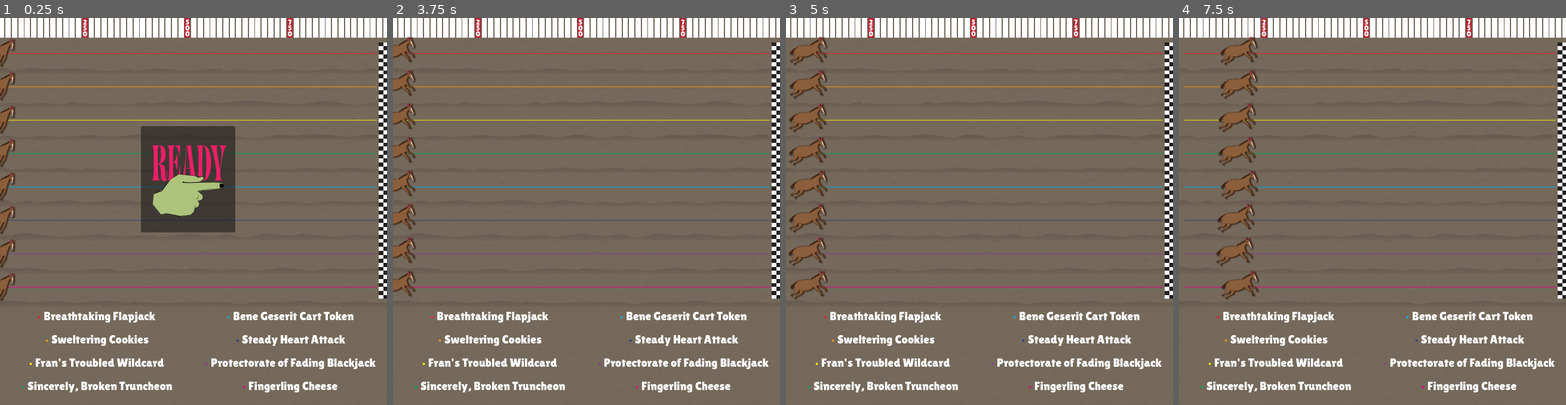
Above: before the commit, frames 1-4 (left to right).
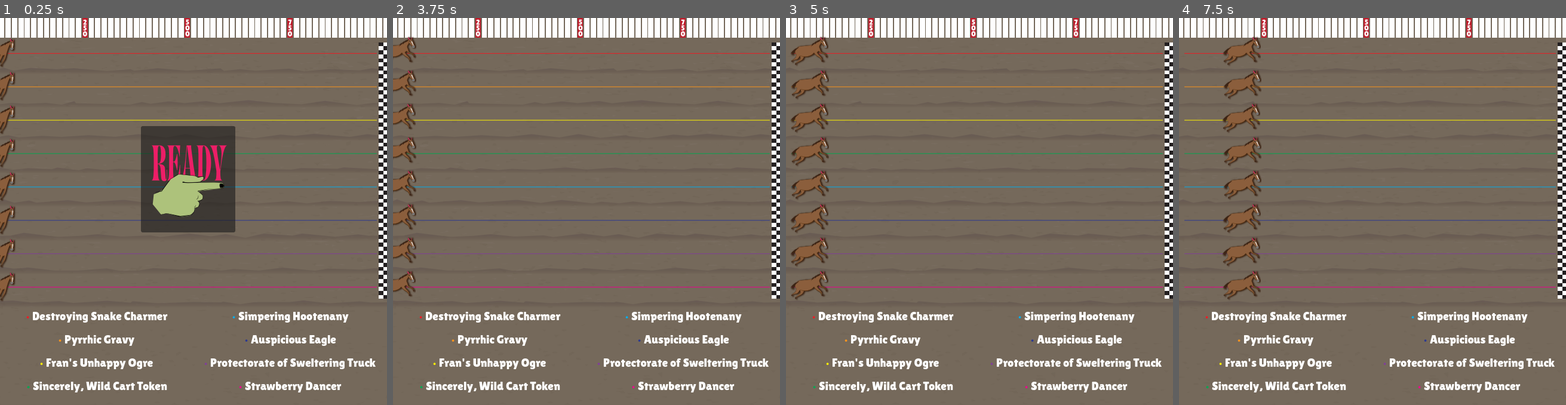
Above: after the commit, the same moments.

Repository: ahndhi/Very-Normal-Horse-Racing-Sim
Game: Godot game, scene res://showrunner.tscn
The game is run twice, just before and just after one commit, with the same random seed, the same clock (stepped at 60 frames per second) and the same inputs.
Inputs:
- Up to frame 1 (0.25 s): no input
- Up to frame 2 (3.75 s): tap Enter at 0.5, 2 s; tap Space at 1.25, 2.75 s
- Up to frame 3 (5 s): no input
- Up to frame 4 (7.5 s): no input

The runs differ from the first frame. In frame 1, 3.2% of the frame differs, in the area x 5-96%, y 75-97%; in frame 2, 3.5%; in frame 3, 4.6%; in frame 4, 5.5%, in the area x 5-96%, y 4-97%.

Commit message:
adding bets

Diff:
--- /dev/null
+++ b/bet.gd
@@ -0,0 +1,22 @@
+extends Control
+signal betsPlaced
+
+
+# Called when the node enters the scene tree for the first time.
+func _ready() -> void:
+	pass # Replace with function body.
+
+
+# Called every frame. 'delta' is the elapsed time since the previous frame.
+func _process(_delta: float) -> void:
+	pass
+
+func set_odds(rcvdHorses):
+	$Label.text = ""
+	for horse in rcvdHorses:
+		var thisOne = rcvdHorses[horse]
+		$Label.text += horse + " - " + str(thisOne.record) + "\n"
+
+
+func _on_button_pressed() -> void:
+	betsPlaced.emit()
--- /dev/null
+++ b/bet.tscn
@@ -0,0 +1,29 @@
+[gd_scene format=3 uid="uid://dycxt2evilrgs"]
+
+[ext_resource type="Script" uid="uid://dcys06s3367hq" path="res://bet.gd" id="1_txase"]
+
+[node name="bet" type="Control" unique_id=1786716281]
+layout_mode = 3
+anchors_preset = 15
+anchor_right = 1.0
+anchor_bottom = 1.0
+grow_horizontal = 2
+grow_vertical = 2
+script = ExtResource("1_txase")
+
+[node name="Label" type="Label" parent="." unique_id=313763452]
+layout_mode = 0
+offset_left = 41.0
+offset_top = 49.0
+offset_right = 604.0
+offset_bottom = 599.0
+
+[node name="Button" type="Button" parent="." unique_id=164921276]
+layout_mode = 0
+offset_left = 572.0
+offset_top = 455.0
+offset_right = 616.0
+offset_bottom = 486.0
+text = "here"
+
+[connection signal="pressed" from="Button" to="." method="_on_button_pressed"]
--- a/horse.gd
+++ b/horse.gd
@@ -6,6 +6,7 @@
 @export var recoveryTime : float
 @export var transitionTime : float
 @export var luck : float
+@export var record : int
 var status : Dictionary = {maxSpeed:0, cruiseSpeed:0, stamina:0, recoveryTime:0, transitionTime:0, luck:0}
 var mutations : Array
 
--- a/race.gd
+++ b/race.gd
@@ -7,7 +7,9 @@
 const  MOVE_FACTOR = 0.612
 var raceTime = 0.0
 var resultsNum = 1
-var results : String
+var resultsStr : String
+var resultArray : Array
+signal raceResults(results : Array)
 
 
 # Called when the node enters the scene tree for the first time.
@@ -21,24 +23,26 @@
 		raceTime += delta
 		for horse in horseNodes:
 			var thisHorse = get_node(horse)
-			var curHorseSpeed = thisHorse.maxSpeed
+			var curHorseSpeed = thisHorse.maxSpeed + randf_range(-2, thisHorse.luck)
 			if raceTime > thisHorse.stamina + randf_range(0, thisHorse.luck):
-				curHorseSpeed = thisHorse.cruiseSpeed
-			if raceTime > (thisHorse.stamina + thisHorse.recoveryTime):
-				curHorseSpeed = thisHorse.maxSpeed + thisHorse.luck
+				curHorseSpeed = thisHorse.cruiseSpeed + randf_range(0, thisHorse.luck)
+			if raceTime > (thisHorse.stamina + (thisHorse.recoveryTime - randf_range(0, thisHorse.luck))):
+				curHorseSpeed = thisHorse.maxSpeed + randf_range(0, thisHorse.luck)
 			thisHorse.position.x = thisHorse.position.x + (curHorseSpeed * delta * MOVE_FACTOR * 2)
 			if thisHorse.position.x > 612:
-				results += (str(resultsNum) + ". " + str(thisHorse.horseName) + "\n")
+				resultsStr += (str(resultsNum) + ". " + str(thisHorse.horseName) + "\n")
 				resultsNum += 1
 				horseNodes.erase(horse)
+				resultArray.append(thisHorse.horseName)
 				#go = false
 				#for horsey in horseNodes:
 					#var sumHorse = get_node(horsey)
 				var thisAnim = thisHorse.get_child(0)
 				thisAnim.stop()
 				if horseNodes.is_empty():
+					go = false
 					$Panel2.visible = true
-					$Panel2/Label2.text = results
+					$Panel2/Label2.text = resultsStr
 	#pass#for horses in HorseInfo:
 	#0-612
 
@@ -57,6 +61,7 @@
 		thisHorse.recoveryTime = horses[horse].recoveryTime
 		thisHorse.transitionTime = horses[horse].transitionTime
 		thisHorse.luck = horses[horse].luck
+		thisHorse.position.x = 0
 		i += 1
 
 
@@ -77,3 +82,19 @@
 		var thisAnim = thisHorse.get_child(0)
 		thisAnim.play('default')
 	go = true
+
+
+func _on_endof_race_button_pressed() -> void:
+	$Panel2.hide()
+	$Panel.show()
+	horseNodes = ["horse","horse2","horse3","horse4","horse5","horse6","horse7","horse8"]
+	raceTime = 0.0
+	resultsNum = 1
+	resultsStr = ""
+	raceResults.emit(resultArray)
+	resultArray = []
+
+
+func _on_visibility_changed() -> void:
+	if $".".visible == true:
+		$Panel/AnimatedSprite2D.play("default")
--- a/race.tscn
+++ b/race.tscn
@@ -292,7 +292,7 @@
 theme_override_fonts/font = ExtResource("2_8tr17")
 autowrap_mode = 2
 
-[node name="Button" type="Button" parent="Panel2" unique_id=2004058642]
+[node name="endofRaceButton" type="Button" parent="Panel2" unique_id=2004058642]
 layout_mode = 0
 offset_left = 133.0
 offset_top = 296.0
@@ -302,5 +302,7 @@
 theme_override_font_sizes/font_size = 26
 text = "OK"
 
+[connection signal="visibility_changed" from="." to="." method="_on_visibility_changed"]
 [connection signal="pressed" from="Panel/Button" to="." method="_on_button_pressed"]
 [connection signal="animation_finished" from="Panel/AnimatedSprite2D" to="." method="_on_animated_sprite_2d_animation_finished"]
+[connection signal="pressed" from="Panel2/endofRaceButton" to="." method="_on_endof_race_button_pressed"]
--- a/showrunner.gd
+++ b/showrunner.gd
@@ -27,12 +27,13 @@
 	for horse in horseQty:
 		var horseName : String = names[horse]
 		var horseStats : Dictionary = {
-			"maxSpeed" : (20.0 + randf_range(-1,1)),
-			"cruiseSpeed" : (13.0 + randf_range(-1,1)),
-			"stamina" : (6.0 + randf_range(-0.5,2)),
-			"recoveryTime" : (10.0 + randf_range(-0.5,2)),
+			"maxSpeed" : (20.0 + randf_range(-0.25,0.25)),
+			"cruiseSpeed" : (13.0 + randf_range(-0.25,0.25)),
+			"stamina" : (6.0 + randf_range(0,0.5)),
+			"recoveryTime" : (10.0 + randf_range(-0.25,0.25)),
 			"transitionTime" : (5.0 + randf_range(-1,5)),
-			"luck" : (2.0 + randf_range(-0.5,1))}
+			"luck" : (5.0 + randf_range(-0.5,0.5)),
+			"record" : 2}
 		genHorses[horseName] = horseStats
 	return(genHorses)
 
@@ -102,7 +103,9 @@
 		"Steady",
 		"Wet",
 		"Sea",
-		"Spanish"]
+		"Spanish",
+		"Smashing",
+		"Reconstituted"]
 	var thirdName : Array = [
 		"Dome",
 		"Nightmare",
@@ -122,7 +125,7 @@
 		"Hootenany",
 		"Cheeseburger",
 		"Mike",
-		"#4 w/ a Diet Coke",
+		"Tosser",
 		"Truck",
 		"Trout",
 		"Turkey",
@@ -151,7 +154,8 @@
 		"Dancer",
 		"Cheese",
 		"Witch",
-		"Cookies"]
+		"Cookies",
+		"Disaster"]
 	firstName.shuffle()
 	secondName.shuffle()
 	thirdName.shuffle()
@@ -163,3 +167,26 @@
 		else:
 			returnList.append(secondName.pop_front() + " " + thirdName.pop_front())
 	return(returnList)
+
+
+
+func _on_race_race_results(results: Array) -> void:
+	$Race.hide()
+	var racerMod = [-0.15,-0.1,-0.05,0,0,0.25,0.5,1]
+	var i = 0
+	for racer in results:
+		HORSES[racer].record += racerMod[i]
+		if HORSES[racer].record < 1.0:
+			HORSES[racer].record = 1.0
+		i += 1
+	#print(HORSES)
+	#$Race.get_horses(HORSES)
+	#$Race.visible = true
+	$bet.show()
+	$bet.set_odds(HORSES)
+
+
+func _on_bet_bets_placed() -> void:
+	$bet.hide()
+	$Race.get_horses(HORSES)
+	$Race.visible = true
--- a/showrunner.tscn
+++ b/showrunner.tscn
@@ -2,9 +2,16 @@
 
 [ext_resource type="Script" uid="uid://dv3ivcp7h13ci" path="res://showrunner.gd" id="1_ux6oj"]
 [ext_resource type="PackedScene" uid="uid://6ojxvmrtn5ix" path="res://race.tscn" id="2_ta5fy"]
+[ext_resource type="PackedScene" uid="uid://dycxt2evilrgs" path="res://bet.tscn" id="3_xdpas"]
 
 [node name="showrunner" type="Node" unique_id=567144017]
 script = ExtResource("1_ux6oj")
 
 [node name="Race" parent="." unique_id=1294959402 instance=ExtResource("2_ta5fy")]
 visible = false
+
+[node name="bet" parent="." unique_id=1786716281 instance=ExtResource("3_xdpas")]
+visible = false
+
+[connection signal="raceResults" from="Race" to="." method="_on_race_race_results"]
+[connection signal="betsPlaced" from="bet" to="." method="_on_bet_bets_placed"]
Not shown, added: bet.gd.uid
